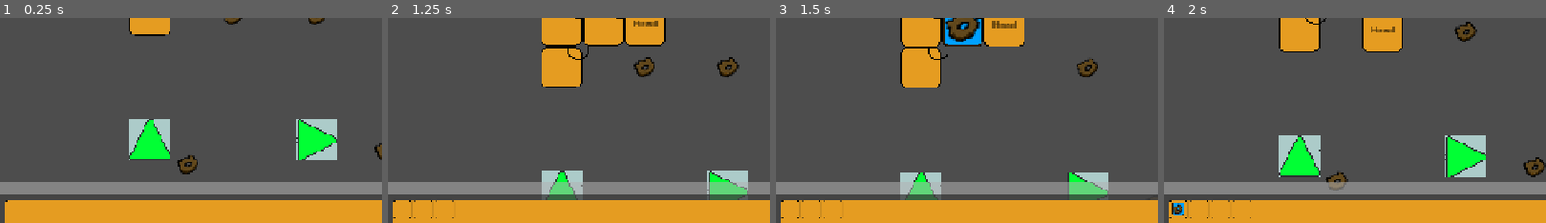
Above: before the commit, frames 1-4 (left to right).
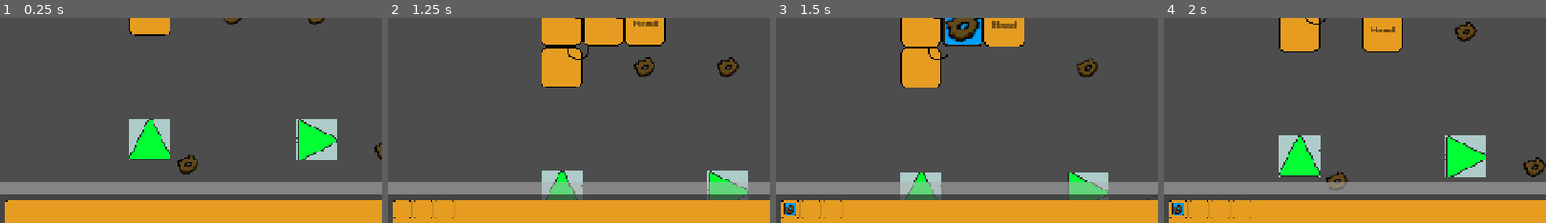
Above: after the commit, the same moments.

Repository: batgnome/gear-worm
Game: Godot game, scene res://main.tscn
The game is run twice, just before and just after one commit, with the same random seed, the same clock (stepped at 60 frames per second) and the same inputs.
Inputs (mouse positions are % of the whole screen's width and height, from its top left):
- Up to frame 1 (0.25 s): no input
- Up to frame 2 (1.25 s): move the mouse to (48, 41) at 0.52 s; hold D (RIGHT) from 0.53 s (still down); click (48, 41) at 0.6 s
- Up to frame 3 (1.5 s): move the mouse to (52, 43) at 1.27 s; release D (RIGHT) at 1.28 s; hold S (DOWN) from 1.28 s (still down); click (52, 43) at 1.35 s
- Up to frame 4 (2 s): keep holding S (DOWN)
The pictures show only the part of the screen within x 22-72%, y 46-96%; the shares and areas given below are measured in that part.

Frames 1-2 are identical in both runs. In frame 3, 0.2% of the frame differs, in the area x 2-6%, y 90-97%; in frame 4, nothing differs.

Commit message:
fixed inventory logic

Diff:
--- a/control.gd
+++ b/control.gd
@@ -7,18 +7,8 @@
 @onready var grid = $Panel/NinePatchRect/GridContainer
 func _ready():
 	parent.set_inv.connect(_on_main_set_inv)
-func _process(delta: float) -> void:
-	pass
-	#if parent.focus:
-		#worm = parent.focus
-#
-	#if worm and worm.has_method("get_tails"):
-		#var tails = worm.get_tails()
-		#grid.set_columns(tails.size())
-		#for i in tails:
-			#var grid_obj = column.instantiate()
-			#grid_obj.set_item(i.get_object())
-			#grid.add_child(grid_obj)
+	parent.update.connect(_on_main_update)
+
 func _set_inv(focus):
 	if focus:
 		worm = focus
@@ -33,7 +23,7 @@
 			columns.append(grid_obj)
 func reset():
 	for slot in grid.get_children():
-		slot.queue_free()
+		slot.free()
 
 func update():
 	if not worm or not worm.has_method("get_tails"):
@@ -45,6 +35,7 @@
 		var grid_obj = column.instantiate()
 		grid_obj.set_item(i.get_object())
 		grid.add_child(grid_obj)
+	print("tails: ", tails.size(), ", \n", "grid: ",grid.get_children().size())
 func _on_main_set_inv(focus):
 	_set_inv(focus)
 
--- a/main.gd
+++ b/main.gd
@@ -11,6 +11,7 @@
 
 func _process(_delta: float) -> void:
 	if focus:
+
 		$Focus.position = focus.position
 		if !inv_set:
 			set_inv.emit(focus)
@@ -29,7 +30,3 @@
 
 func _on_snake_update():
 	update.emit()
-
-
-func _on_update():
-	pass # Replace with function body.
--- a/snake.gd
+++ b/snake.gd
@@ -95,23 +95,24 @@
 	return true
 
 func add_object(object):
-	update.emit()
+
 	#print(object_storage)
 	for i in range(object_storage.size()):
 		if object_storage[i] ==null:
 			object_storage[i] = object.get_type()
 			tails[i].set_object(object.get_type())
+			update.emit()
 			return
 func add_factory_object(object,i):
-	update.emit()
 	if object_storage[i] ==null:
 		object_storage[i] = object
 		tails[i].set_object(object)
+		update.emit()
 
 func remove_object(i):
-	update.emit()
 	object_storage[i] =null
 	tails[i].remove_object();
+	update.emit()
 
 func _on_ahead_area_shape_entered(_area_rid, area, _area_shape_index, _local_shape_index):
 	if area.is_in_group("wall"):
